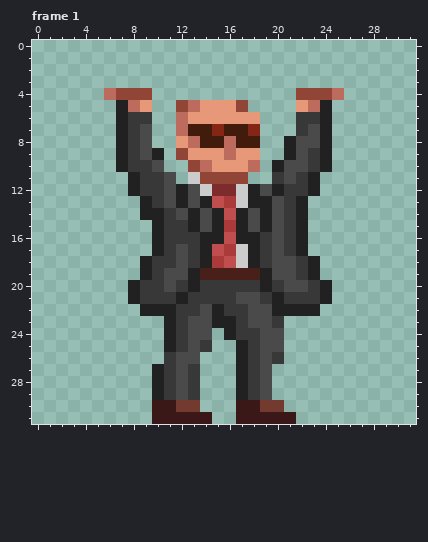
Edited in one commit: pixel-art file (assets/assets/images/_player.aseprite). Above, as it was before the edit.
32x32 pixels, 1 frame. Colours within 5 levels of each other are drawn and written as one. Shown: frame 1. The commit also changed other frames, which this record leaves out.
The result:
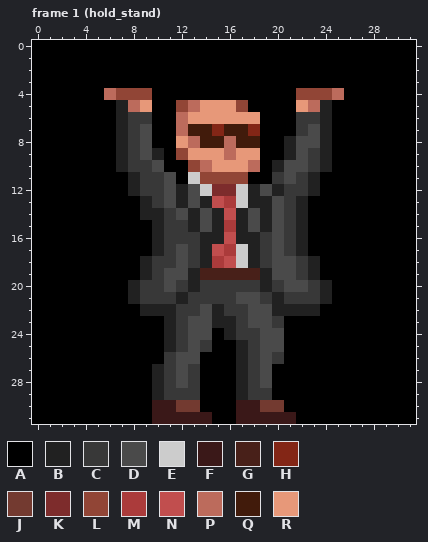
Palette (. is transparent): A #000000  B #212121  C #383838  D #4a4a4a  E #cccccc  F #3a1818  G #482019  H #832616  J #733a30  K #7d2c2c  L #914536  M #ab3b3b  N #c14e4e  P #bc6b5c  Q #411b0b  R #e79879
Diff:
layer "bg" added
Frame 1 (hold_stand), layers "Layer 1", "bg":
y 0..3: x 0..31 ................................ -> AAAAAAAAAAAAAAAAAAAAAAAAAAAAAAAA
y 4: x 0..5 ...... -> AAAAAA; x 10..21 ............ -> AAAAAAAAAAAA; x 26..31 ...... -> AAAAAA
y 5: x 0..6 ....... -> AAAAAAA; x 10..11 .. -> AA; x 18..21 .... -> AAAA; x 25..31 ....... -> AAAAAAA
y 6..7: x 0..6 ....... -> AAAAAAA; x 10..11 .. -> AA; x 19..21 ... -> AAA; x 25..31 ....... -> AAAAAAA
y 8: x 0..6 ....... -> AAAAAAA; x 10..11 .. -> AA; x 19..20 .. -> AA; x 25..31 ....... -> AAAAAAA
y 9: x 0..6 ....... -> AAAAAAA; x 11 . -> A; x 19..20 .. -> AA; x 25..31 ....... -> AAAAAAA
y 10: x 0..6 ....... -> AAAAAAA; x 11..12 .. -> AA; x 19 . -> A; x 25..31 ....... -> AAAAAAA
y 11: x 0..7 ........ -> AAAAAAAA; x 12 . -> A; x 18..19 .. -> AA; x 24..31 ........ -> AAAAAAAA
y 12: x 0..7 ........ -> AAAAAAAA; x 24..31 ........ -> AAAAAAAA
y 13..14: x 0..8 ......... -> AAAAAAAAA; x 23..31 ......... -> AAAAAAAAA
y 15..17: x 0..9 .......... -> AAAAAAAAAA; x 23..31 ......... -> AAAAAAAAA
y 18..19: x 0..8 ......... -> AAAAAAAAA; x 24..31 ........ -> AAAAAAAA
y 20..21: x 0..7 ........ -> AAAAAAAA; x 25..31 ....... -> AAAAAAA
y 22: x 0..8 ......... -> AAAAAAAAA; x 24..31 ........ -> AAAAAAAA
y 23: x 0..10 ........... -> AAAAAAAAAAA; x 21..31 ........... -> AAAAAAAAAAA
y 24: x 0..10 ........... -> AAAAAAAAAAA; x 15 . -> A; x 21..31 ........... -> AAAAAAAAAAA
y 25: x 0..10 ........... -> AAAAAAAAAAA; x 15..16 .. -> AA; x 21..31 ........... -> AAAAAAAAAAA
y 26: x 0..10 ........... -> AAAAAAAAAAA; x 14..16 ... -> AAA; x 21..31 ........... -> AAAAAAAAAAA
y 27..28: x 0..9 .......... -> AAAAAAAAAA; x 14..16 ... -> AAA; x 20..31 ............ -> AAAAAAAAAAAA
y 29: x 0..9 .......... -> AAAAAAAAAA; x 12 D -> C; x 14..16 ... -> AAA; x 19..31 D............ -> CAAAAAAAAAAAA
y 30: x 0..9 .......... -> AAAAAAAAAA; x 14..16 ... -> AAA; x 21..31 ........... -> AAAAAAAAAAA
y 31: x 0..9 .......... -> AAAAAAAAAA; x 15..16 .. -> AA; x 22..31 .......... -> AAAAAAAAAA
